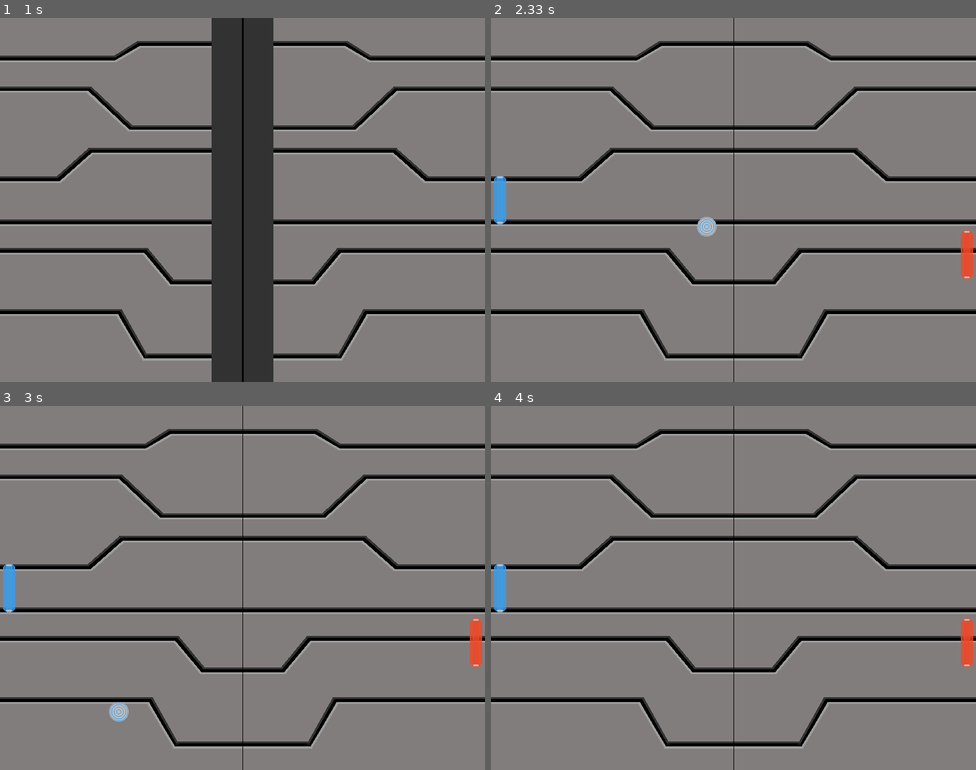
Above: before the commit, frames 1-4 (two rows, left to right).
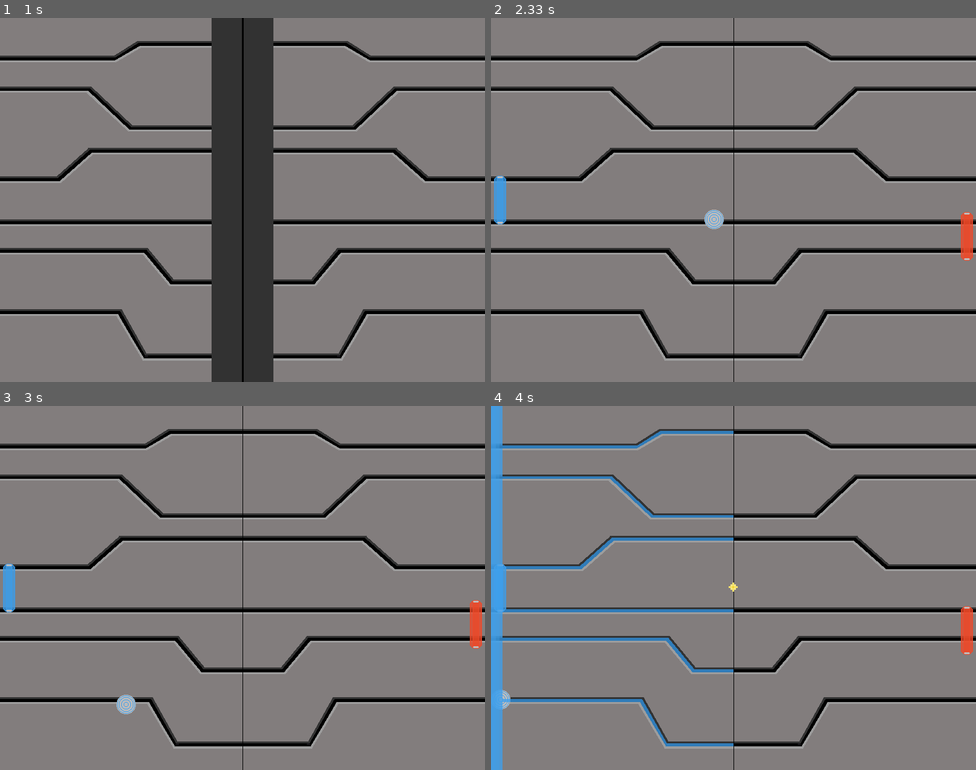
Above: after the commit, the same moments.

Repository: MarcinCichy/TronG---game-with-animation-and-sounds---Pygame
Game: pygame game, started from pong_v2.py
Same seed, same stepped clock (60 frames per second), same inputs: the game is played once before the commit and once after it.
Inputs:
- Up to frame 1 (1 s): no input
- Up to frame 2 (2.33 s): hold Down 1.83-2.3 s
- Up to frame 3 (3 s): hold Up 2.33-2.63 s; hold Down 2.67-2.97 s
- Up to frame 4 (4 s): hold Up 3-3.37 s; hold Down 3.4-3.77 s

Frame 1 is identical in both runs. In frame 2, 0.5% of the frame differs, in the area x 42-100%, y 52-72%; in frame 3, 0.5%; in frame 4, 4.9%, in the area x 0-100%, y 0-100%.

Commit message:
The new disk appears after point lost

Diff:
--- a/Board.py
+++ b/Board.py
@@ -10,7 +10,6 @@
 		pygame.draw.line(screen, MIDDLE_LINE_COLOR, (SCREEN_HALF_WIDTH, 0), (SCREEN_HALF_WIDTH, SCREEN_HIGHT), width=3)  # middle line
 		half_background_size = pygame.Rect(0, 0, SCREEN_HALF_WIDTH, SCREEN_HIGHT)  # image size is 400x600
 		self.board_move(half_background_size)
-
 
 	def board_move(self, background_size):
 		positions = []
@@ -48,4 +47,5 @@
 			screen.blit(self.bg_img_left_fill, (0, 0))  # left half of background move by left top corner
 		else:
 			screen.blit(self.bg_img_right_fill, (400, 0))  # right half of background move by right top corner
+
 		pygame.display.update()  # update display every frame
--- a/Disk.py
+++ b/Disk.py
@@ -14,7 +14,6 @@
 		self.bounced_disk_img = pygame.image.load_extended('pics/Bounced_Tron_Disk.png').convert_alpha()
 		self.bounced_disk = self.bounced_disk_img.get_rect()
 		self.static_background = Board()
-
 		self.disk_ingame_pos.center = (SCREEN_HALF_WIDTH, SCREEN_HALF_HIGHT)
 		# self.disk_vector = pygame.Vector2()
 		# self.bounce_counter = 0
@@ -29,7 +28,15 @@
 		# self.vector_left.xy = 0, 300
 		# self.vector_right.xy = 800, 300
 
-	def disk_appears(self):
+	def disk_start(self):
+		pygame.time.delay(50)
+		self.disk_ingame_pos.center = (SCREEN_HALF_WIDTH, SCREEN_HALF_HIGHT)
+		print(self.disk_ingame_pos)
+		self.disk_appears_anim()
+		screen.blit(self.disk_ingame_img, self.disk_ingame_pos)
+		#pygame.display.update()
+
+	def disk_appears_anim(self):
 		# if point < 1:
 		animation_list = []
 		animation_steps = 12
@@ -66,16 +73,6 @@
 	def disk_move(self):
 		self.disk_ingame_pos.x += self.speed_x
 		self.disk_ingame_pos.y += self.speed_y
-
-
-		# if self.disk_ingame_pos.right >= SCREEN_WIDTH or self.disk_ingame_pos.left <= 0:
-		# 	self.speed_x *= -1
-		# 	self.disk_after_bounc()
-		#
-		# if self.disk_ingame_pos.bottom >= SCREEN_HIGHT or self.disk_ingame_pos.top <= 0:
-		# 	self.speed_y *= -1
-		# 	self.disk_after_bounc()
-
 		self.static_background.board_static()
 		screen.blit(self.disk_ingame_img, self.disk_ingame_pos)
 		pygame.time.delay(3)
--- a/pong_v2.py
+++ b/pong_v2.py
@@ -28,9 +28,11 @@
 
 def start_game():
 	background.board_appearance()  # it should be run only once at start and every time when point is hit
-	disk.disk_appears()
+	#disk.disk_appears_anim()
+	disk.disk_start()
 
 start_game()
+
 
 while True:
 
@@ -45,9 +47,13 @@
 
 	if disk.disk_ingame_pos.right >= SCREEN_WIDTH:
 		filldboard.fill_board("right")
+		disk.disk_start()
+		pygame.time.delay(50)
 
 	if disk.disk_ingame_pos.left <= 0:
 		filldboard.fill_board("left")
+		disk.disk_start()
+		pygame.time.delay(50)
 
 	for event in pygame.event.get():
 		if event.type == pygame.QUIT:
